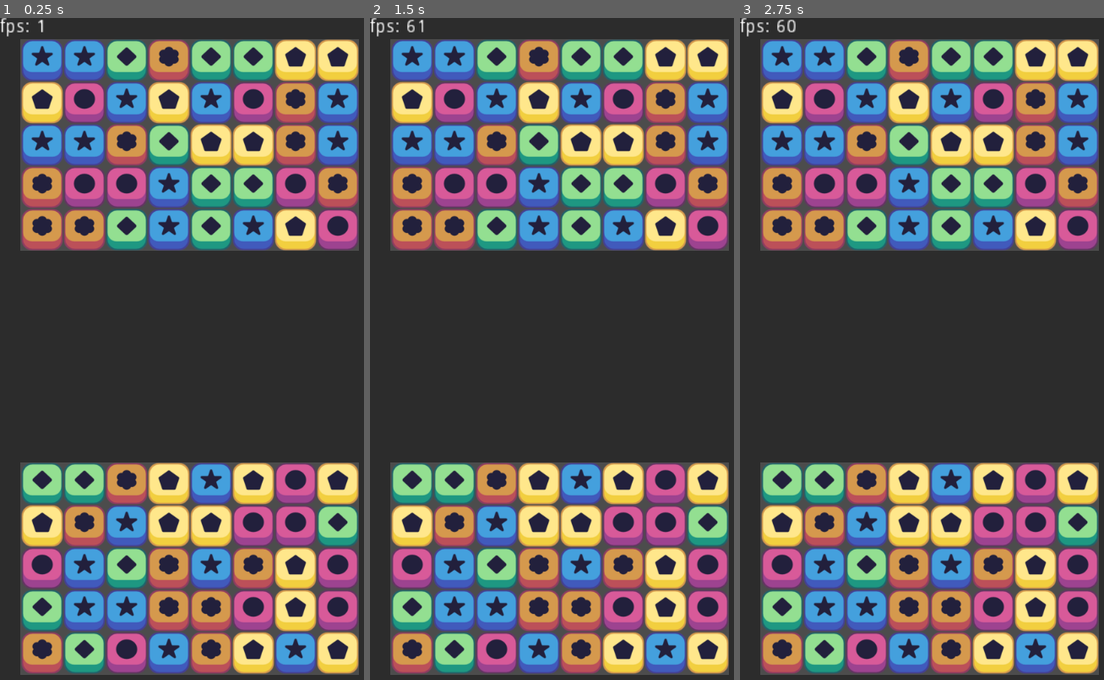
Above: before the commit, frames 1-3 (left to right).
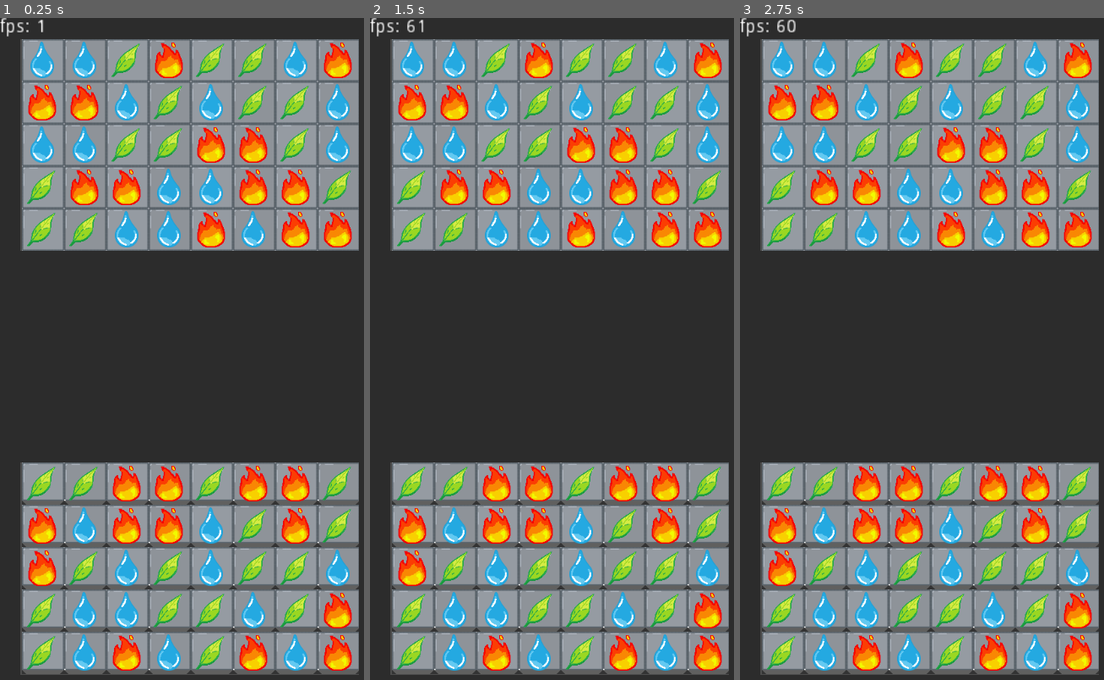
Above: after the commit, the same moments.

Repository: ruifr5/Project-Match-3
Game: Godot game, scene res://scenes/game_window.tscn
Same seed, same stepped clock (60 frames per second), same inputs: the game is played once before the commit and once after it.
Inputs (mouse positions are in pixels of both pictures, inside the frame that each line leads up to):
- Up to frame 1 (0.25 s): no input
- Up to frame 2 (1.5 s): tap Enter at 0.5 s; move the mouse to (643, 322) at 0.52 s; move the mouse to (482, 388) at 1.27 s
- Up to frame 3 (2.75 s): tap Space at 2 s; move the mouse to (969, 209) at 2.02 s

The runs differ from the first frame. In frame 1, 58% of the frame differs, in the area x 5-99%, y 3-100%; in frame 2, 58%; in frame 3, 58%.

Commit message:
base implementation of arena mode

Diff:
--- /dev/null
+++ b/scenes/arena.tscn
@@ -0,0 +1,13 @@
+[gd_scene load_steps=3 format=2]
+
+[ext_resource path="res://scripts/arena.gd" type="Script" id=1]
+
+[sub_resource type="RectangleShape2D" id=1]
+
+[node name="arena" type="Node2D"]
+script = ExtResource( 1 )
+
+[node name="Area2D" type="Area2D" parent="."]
+
+[node name="CollisionShape2D" type="CollisionShape2D" parent="Area2D"]
+shape = SubResource( 1 )
--- a/scenes/game_window.tscn
+++ b/scenes/game_window.tscn
@@ -1,18 +1,32 @@
-[gd_scene load_steps=4 format=2]
+[gd_scene load_steps=8 format=2]
 
 [ext_resource path="res://scripts/grid.gd" type="Script" id=1]
+[ext_resource path="res://art/placeholders/temp_grid_background.png" type="Texture" id=2]
 [ext_resource path="res://scripts/fps.gd" type="Script" id=3]
 [ext_resource path="res://scripts/cover.gd" type="Script" id=4]
+[ext_resource path="res://art/placeholders/background3d.png" type="Texture" id=5]
+[ext_resource path="res://scripts/game_manager.gd" type="Script" id=6]
+[ext_resource path="res://scenes/arena.tscn" type="PackedScene" id=8]
 
 [node name="game_window" type="Node2D"]
+script = ExtResource( 6 )
 
 [node name="background" type="TextureRect" parent="."]
 margin_left = 1.05945
 margin_right = 577.059
 margin_bottom = 1024.0
 __meta__ = {
+"_edit_group_": true,
 "_edit_use_anchors_": false
 }
+
+[node name="temp_grid_background" type="Sprite" parent="background"]
+position = Vector2( 288, 192 )
+texture = ExtResource( 2 )
+
+[node name="temp_grid_background2" type="Sprite" parent="background"]
+position = Vector2( 288, 832 )
+texture = ExtResource( 5 )
 
 [node name="grid_player1" type="Node2D" parent="."]
 script = ExtResource( 1 )
@@ -94,3 +108,11 @@
 __meta__ = {
 "_edit_use_anchors_": false
 }
+
+[node name="arena" parent="." instance=ExtResource( 8 )]
+position = Vector2( 32, 352 )
+width = 512
+height = 320
+grid_width = 8
+[connection signal="matched" from="grid_player1" to="." method="_on_grid_player1_matched"]
+[connection signal="matched" from="grid_player2" to="." method="_on_grid_player2_matched"]
--- a/scenes/pieces/blue_piece.tscn
+++ b/scenes/pieces/earth_piece.tscn
@@ -1,10 +1,10 @@
 [gd_scene load_steps=3 format=2]
 
 [ext_resource path="res://scenes/piece.tscn" type="PackedScene" id=1]
-[ext_resource path="res://art/Match 3 Assets/Pieces/Blue Piece.png" type="Texture" id=2]
+[ext_resource path="res://art/tiles/earth.png" type="Texture" id=2]
 
-[node name="blue_piece" instance=ExtResource( 1 )]
-color = "blue"
+[node name="earth_piece" instance=ExtResource( 1 )]
+color = "earth"
 
 [node name="SpriteScreenWrap" parent="." index="0"]
 texture = ExtResource( 2 )
--- a/scenes/pieces/green_piece.tscn
+++ b/scenes/pieces/fire_piece.tscn
@@ -1,10 +1,10 @@
 [gd_scene load_steps=3 format=2]
 
 [ext_resource path="res://scenes/piece.tscn" type="PackedScene" id=1]
-[ext_resource path="res://art/Match 3 Assets/Pieces/Green Piece.png" type="Texture" id=2]
+[ext_resource path="res://art/tiles/fire.png" type="Texture" id=2]
 
-[node name="green_piece" instance=ExtResource( 1 )]
-color = "green"
+[node name="fire_piece" instance=ExtResource( 1 )]
+color = "fire"
 
 [node name="SpriteScreenWrap" parent="." index="0"]
 texture = ExtResource( 2 )
--- a/scenes/pieces/orange_piece.tscn
+++ b/scenes/pieces/water_piece.tscn
@@ -1,10 +1,10 @@
 [gd_scene load_steps=3 format=2]
 
 [ext_resource path="res://scenes/piece.tscn" type="PackedScene" id=1]
-[ext_resource path="res://art/Match 3 Assets/Pieces/Orange Piece.png" type="Texture" id=2]
+[ext_resource path="res://art/tiles/water.png" type="Texture" id=2]
 
-[node name="orange_piece" instance=ExtResource( 1 )]
-color = "orange"
+[node name="water_piece" instance=ExtResource( 1 )]
+color = "water"
 
 [node name="SpriteScreenWrap" parent="." index="0"]
 texture = ExtResource( 2 )
--- /dev/null
+++ b/scenes/unit.tscn
@@ -0,0 +1,16 @@
+[gd_scene load_steps=3 format=2]
+
+[ext_resource path="res://scripts/unit.gd" type="Script" id=1]
+
+[sub_resource type="CapsuleShape2D" id=1]
+radius = 16.8896
+height = 17.8651
+
+[node name="unit" type="KinematicBody2D"]
+script = ExtResource( 1 )
+
+[node name="Sprite" type="Sprite" parent="."]
+position = Vector2( 1.96431, -7.1557 )
+
+[node name="CollisionShape2D" type="CollisionShape2D" parent="."]
+shape = SubResource( 1 )
--- /dev/null
+++ b/scenes/units/earth.tscn
@@ -0,0 +1,11 @@
+[gd_scene load_steps=3 format=2]
+
+[ext_resource path="res://scenes/unit.tscn" type="PackedScene" id=1]
+[ext_resource path="res://art/placeholders/robot.png" type="Texture" id=2]
+
+[node name="unit" instance=ExtResource( 1 )]
+color = "earth"
+
+[node name="Sprite" parent="." index="0"]
+modulate = Color( 0, 1, 0, 1 )
+texture = ExtResource( 2 )
--- /dev/null
+++ b/scenes/units/fire.tscn
@@ -0,0 +1,11 @@
+[gd_scene load_steps=3 format=2]
+
+[ext_resource path="res://scenes/unit.tscn" type="PackedScene" id=1]
+[ext_resource path="res://art/placeholders/robot.png" type="Texture" id=2]
+
+[node name="unit" instance=ExtResource( 1 )]
+color = "fire"
+
+[node name="Sprite" parent="." index="0"]
+modulate = Color( 1, 0, 0, 1 )
+texture = ExtResource( 2 )
--- /dev/null
+++ b/scenes/units/water.tscn
@@ -0,0 +1,11 @@
+[gd_scene load_steps=3 format=2]
+
+[ext_resource path="res://scenes/unit.tscn" type="PackedScene" id=1]
+[ext_resource path="res://art/placeholders/robot.png" type="Texture" id=2]
+
+[node name="unit" instance=ExtResource( 1 )]
+color = "water"
+
+[node name="Sprite" parent="." index="0"]
+modulate = Color( 0, 0, 1, 1 )
+texture = ExtResource( 2 )
--- /dev/null
+++ b/scripts/arena.gd
@@ -0,0 +1,76 @@
+extends Node2D
+
+export (int) var width
+export (int) var height
+export (int) var grid_width
+export (float) var unit_speed = 0.5
+onready var offset = width / grid_width
+
+#[[unit, target], ...]
+var moving_units = []
+
+#debug
+var unit
+
+var possible_units = {
+	fire = preload("res://scenes/units/fire.tscn"),
+	water = preload("res://scenes/units/water.tscn"),
+	earth = preload("res://scenes/units/earth.tscn"),
+}
+
+
+# Called when the node enters the scene tree for the first time.
+func _ready():
+	pass # Replace with function body.
+
+
+# Called every frame. 'delta' is the elapsed time since the previous frame.
+func _physics_process(delta):
+#	touch_input()
+	move_all_units()
+
+
+#func touch_input():
+#	pass
+
+
+func spawn_unit(grid_position_x, run_direction, color):
+	var unit = possible_units[color].instance()
+	unit.position = calc_unit_spawn_position(unit, grid_position_x, run_direction)
+	add_child(unit)
+	moving_units.append([unit, calc_target(unit, run_direction)])
+	return unit
+
+
+func clamp_vector(vector):
+	return Vector2(clamp(vector.x, 0, width), clamp(vector.y, 0, height))
+
+
+func calc_target(unit, direction: Vector2):
+	if direction == Vector2.UP:
+		return Vector2(unit.position.x, 0)
+	if direction == Vector2.DOWN:
+		return Vector2(unit.position.x, height)
+
+
+func calc_unit_spawn_position(unit, grid_position_x, run_direction) -> Vector2:
+	var unit_half_size = unit.get_node("Sprite").get_texture().get_size().x / 2
+	var y = height - unit_half_size if run_direction == Vector2.UP else unit_half_size
+	return Vector2(grid_position_x * offset + unit_half_size, y)
+
+
+func move_unit(unit: KinematicBody2D, target: Vector2) -> bool:
+	var direction = target - unit.position
+	if unit.position.y > 0 && unit.position.y < height:
+		var collision = unit.move_and_collide(direction.normalized() * unit_speed)
+		return !collision
+	return false
+
+
+func move_all_units():
+	var idx = 0
+	for move_info in moving_units:
+		if !move_unit(move_info[0], move_info[1]):
+			move_info[0].queue_free()
+			moving_units.remove(idx)
+		idx += 1
--- a/scripts/game_manager.gd
+++ b/scripts/game_manager.gd
@@ -1,9 +1,4 @@
 extends Node
-
-
-# Declare member variables here. Examples:
-# var a = 2
-# var b = "text"
 
 
 # Called when the node enters the scene tree for the first time.
@@ -14,3 +9,13 @@
 # Called every frame. 'delta' is the elapsed time since the previous frame.
 #func _process(delta):
 #	pass
+
+
+func _on_grid_player1_matched(grid_positions, color, count):
+	var pos = round(rand_range(0, grid_positions.size() - 1))
+	$arena.spawn_unit(grid_positions[pos].x, Vector2.UP, color)
+
+
+func _on_grid_player2_matched(grid_positions, color, count):
+	var pos = round(rand_range(0, grid_positions.size() - 1))
+	$arena.spawn_unit(grid_positions[pos].x, Vector2.DOWN, color)
--- a/scripts/grid.gd
+++ b/scripts/grid.gd
@@ -13,11 +13,11 @@
 
 
 var possible_pieces = [
-	preload("res://scenes/pieces/blue_piece.tscn"),
-	preload("res://scenes/pieces/green_piece.tscn"),
-	preload("res://scenes/pieces/orange_piece.tscn"),
-	preload("res://scenes/pieces/yellow_piece.tscn"),
-	preload("res://scenes/pieces/pink_piece.tscn"),
+	preload("res://scenes/pieces/water_piece.tscn"),
+	preload("res://scenes/pieces/earth_piece.tscn"),
+	preload("res://scenes/pieces/fire_piece.tscn"),
+#	preload("res://scenes/pieces/yellow_piece.tscn"),
+#	preload("res://scenes/pieces/pink_piece.tscn"),
 ]
 
 # piece arrays
--- /dev/null
+++ b/scripts/unit.gd
@@ -0,0 +1,13 @@
+extends KinematicBody2D
+
+export (int) var speed = 3
+export (String) var color
+
+# Called when the node enters the scene tree for the first time.
+#func _ready():
+#	pass # Replace with function body.
+
+
+# Called every frame. 'delta' is the elapsed time since the previous frame.
+#func _physics_process(delta):
+#	pass
Binary file added: art/placeholders/background3d.png
Not shown, added: art/placeholders/background3d.png.import
Binary file added: art/placeholders/robot.png
Not shown, added: art/placeholders/robot.png.import
Binary file added: art/placeholders/temp_grid_background.png
Not shown, added: art/placeholders/temp_grid_background.png.import
Binary file added: art/placeholders/tomato.png
Not shown, added: art/placeholders/tomato.png.import
Binary file added: art/tiles/background_dark.png
Not shown, added: art/tiles/background_dark.png.import
Binary file added: art/tiles/background_light.png
Not shown, added: art/tiles/background_light.png.import
(and 6 more such lines)
